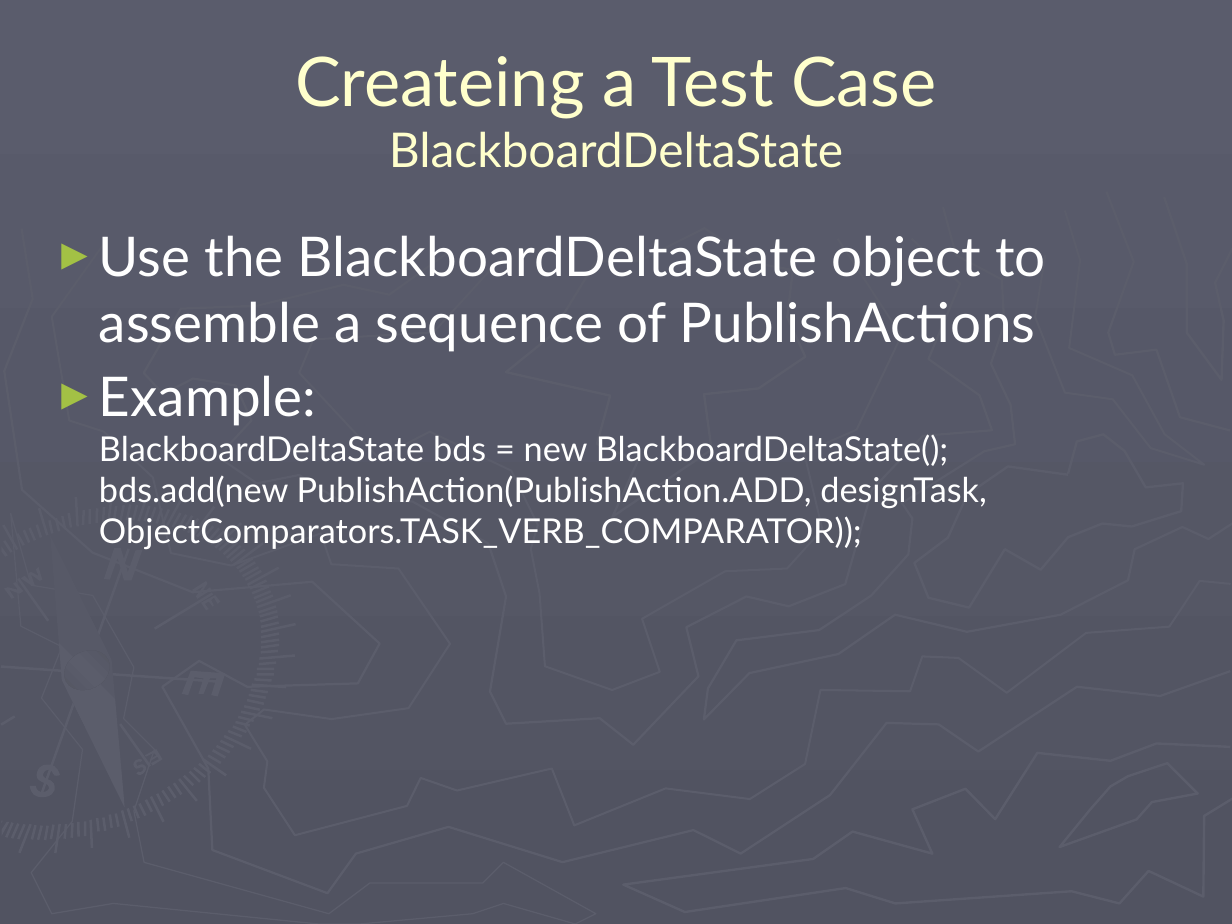
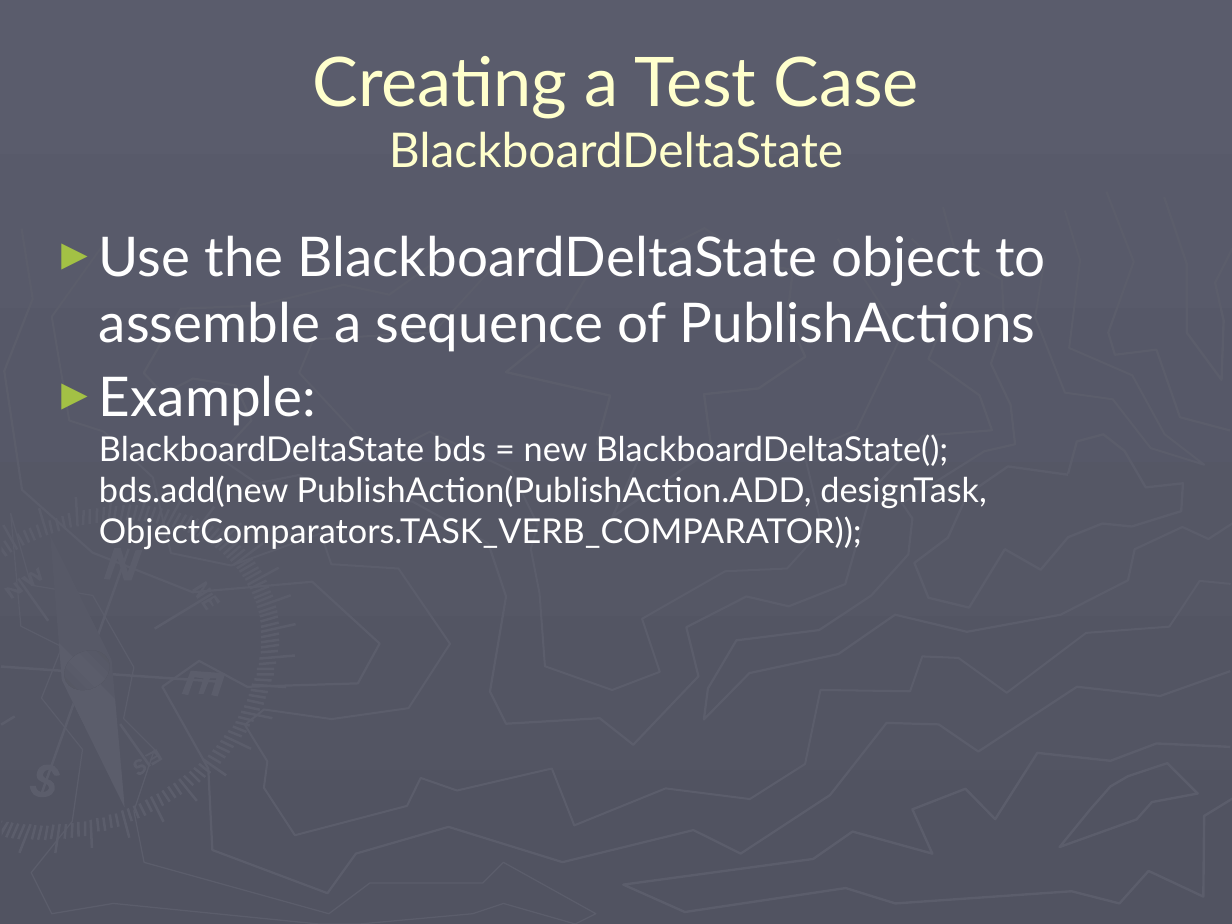
Before and after one commit to codeaudit/cougaar-cougaarunit, a slide deck: slide 9 of CougaarUnit/CougaarUnit Training.ppt (slide 8 before the commit). Drawn at 1232x924 pixels with LibreOffice and Linux fonts; fonts in the diff are those of the drawing. Boxes give left, top, right and bottom in pixels: in the first picture for what was removed or moved away, otherwise in the second. Text is boxed around its words. In the diff, an @@ line names an element or a change of style, - is before the commit and + after.

```diff
--- a/CougaarUnit/CougaarUnit Training.ppt
+++ b/CougaarUnit/CougaarUnit Training.ppt
@@ title at [313, 56, 919, 168]: text changed @@
-Createing a Test Case
-BlackboardDeltaState
+Creating a Test Case
+BlackboardDeltaState
```
Also in this commit, not shown: 7 other slides changed, 1 slide added, 38 other files.
